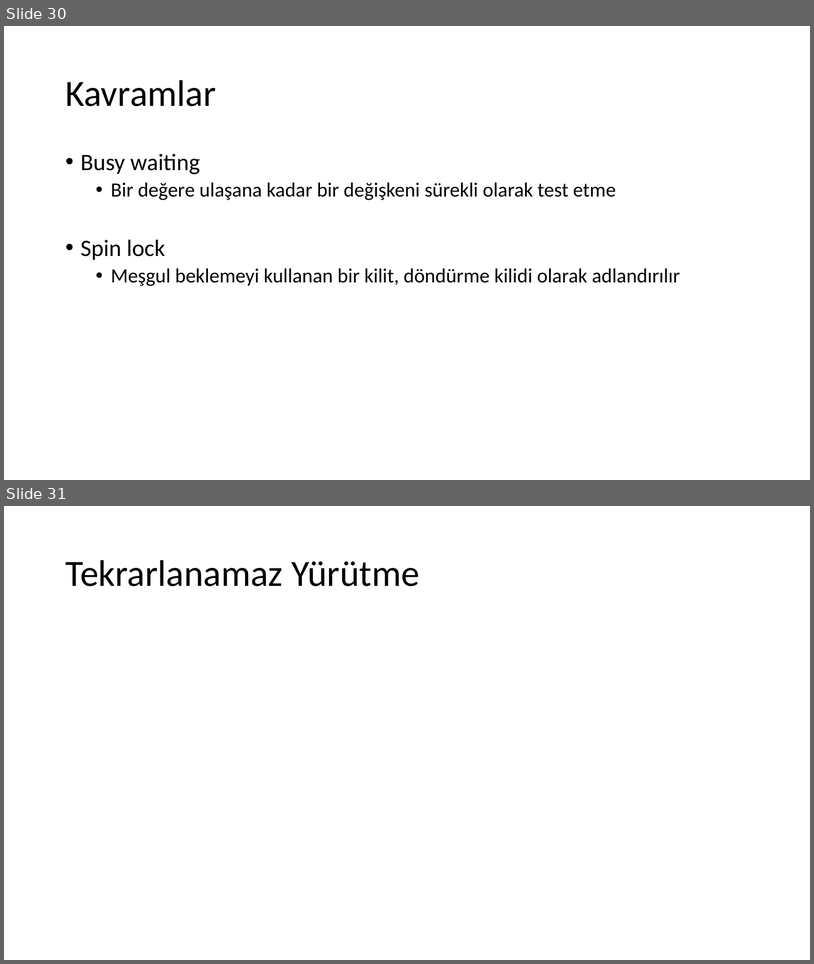
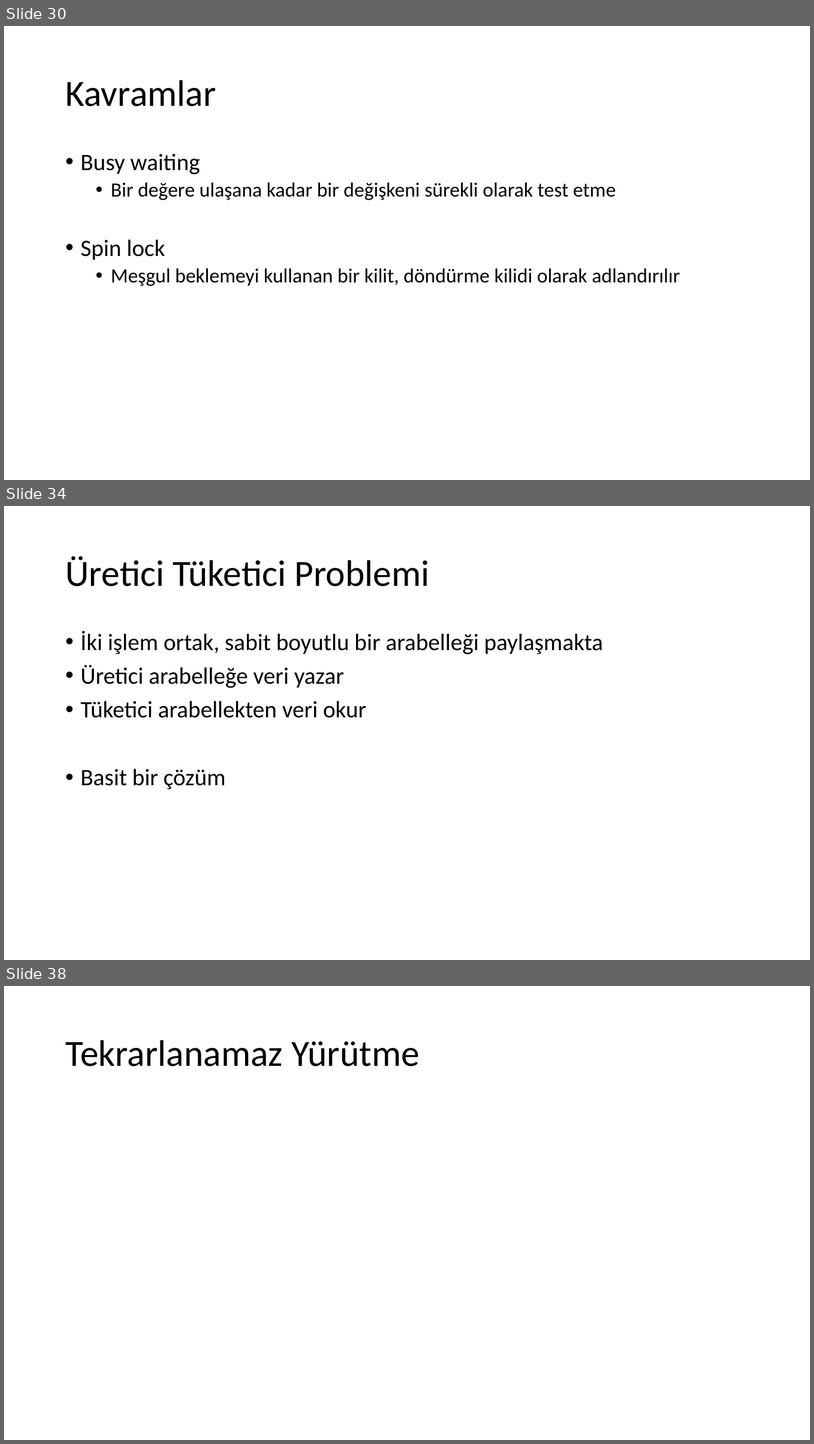
Before and after one commit to sercankulcu/sercankulcu.github.io, a slide deck: assets/teaching/os/2_Bolum_2_Surecler.pptx. Shown one above the other, each under a label of ours: slides 30 and 31 before the commit, slides 30, 34 and 38 after it; the slides between them are not shown. The pictures are 814x964 and 814x1444 pixels, drawn with LibreOffice and Linux fonts; fonts in the diff are those of the drawing. Boxes give left, top, right and bottom in pixels: in the first picture for what was removed or moved away, otherwise in the second. Text is boxed around its words. In the diff, an @@ line names an element or a change of style, - is before the commit and + after.

```diff
--- a/assets/teaching/os/2_Bolum_2_Surecler.pptx
+++ b/assets/teaching/os/2_Bolum_2_Surecler.pptx
@@ slide 34 added at (4,506,810,960), background #FFFFFF @@
@@ title added at (65,556,430,586), 44 pt, text #000000 @@
+Üretici Tüketici Problemi
@@ text added at (81,631,603,789), 28 pt, text #000000 @@
+• İki işlem ortak, sabit boyutlu bir arabelleği paylaşmakta
+• Üretici arabelleğe veri yazar
+• Tüketici arabellekten veri okur
+• Basit bir çözüm
@@ what was slide 31 is now slide 38 @@
```
Also in this commit, not shown: 6 other slides added, 1 other file.
